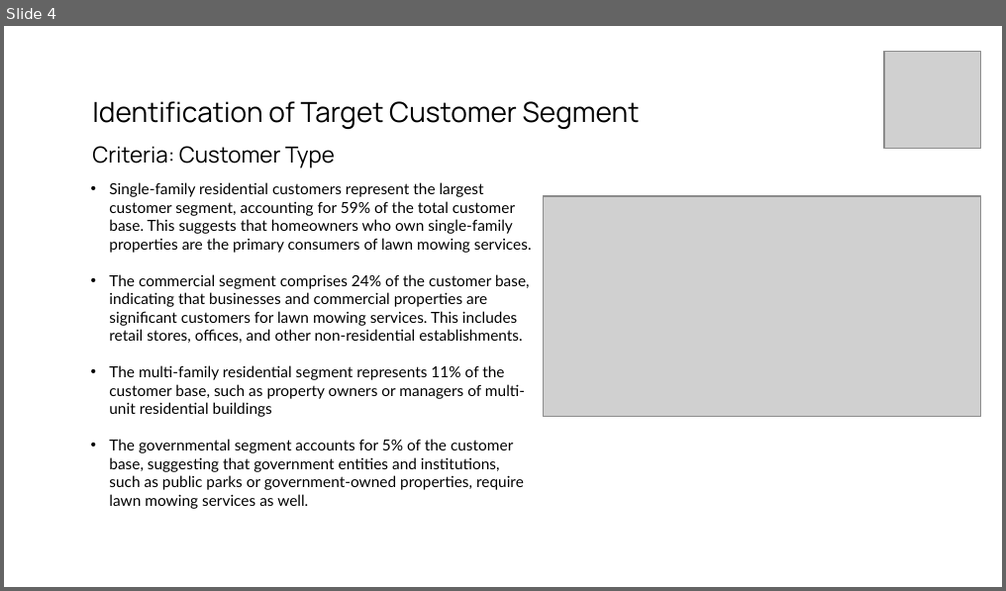
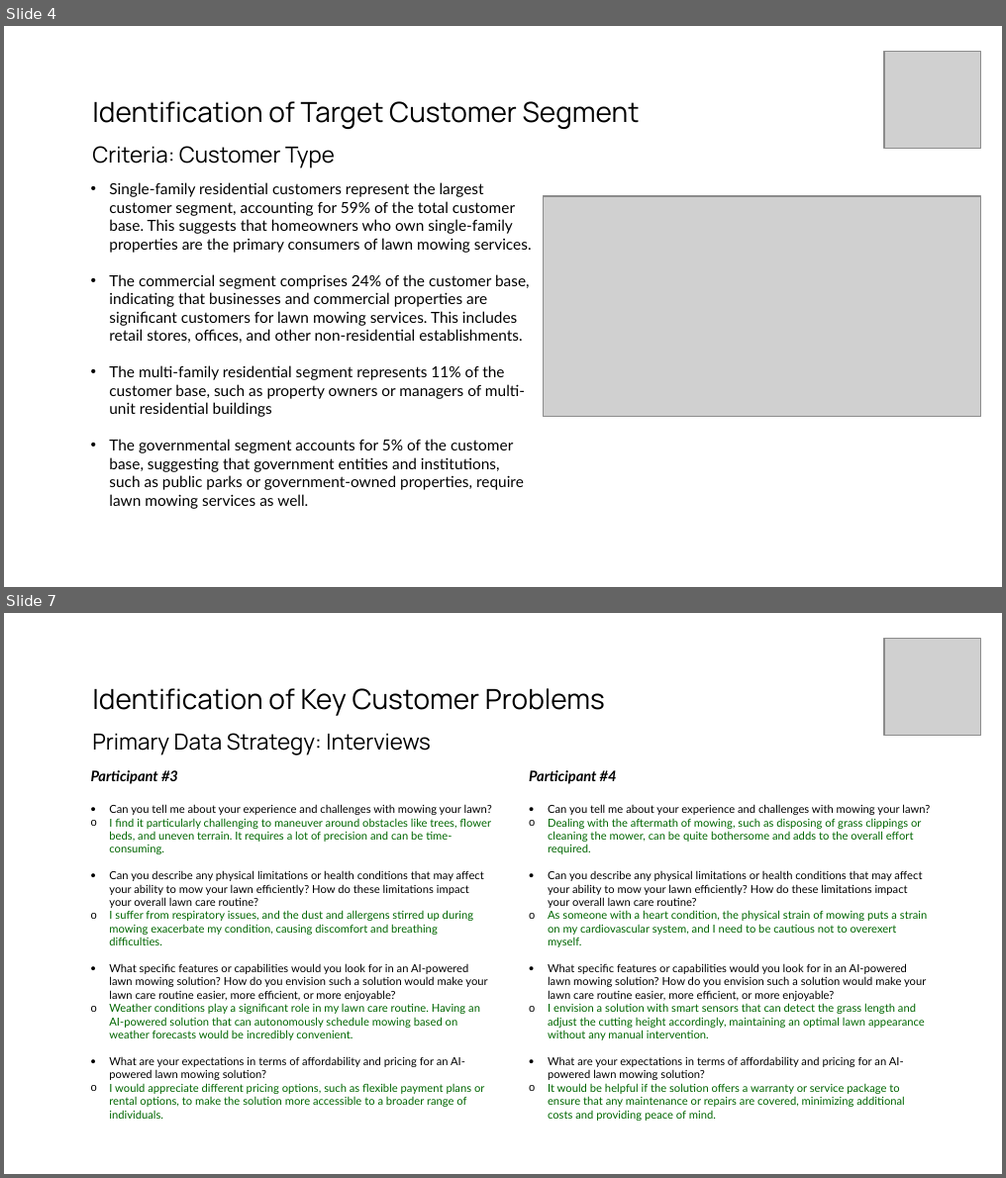
Before and after one commit to gasserahmed/VT-MIT, a slide deck: MGT5824-Tech-based Entrepreneurship/Assignments/Milestone #1 - AI Venture Concept Customer Discovery/gasser18-milestone1_customer_discovery_slides.pptx. Shown one above the other, each under a label of ours: slide 4 before the commit, slides 4 and 7 after it; the slides between them are not shown. The pictures are 1006x591 and 1006x1178 pixels, drawn with LibreOffice and Linux fonts; fonts in the diff are those of the drawing; grey boxes stand for pictures. Boxes give left, top, right and bottom in pixels: in the first picture for what was removed or moved away, otherwise in the second. Text is boxed around its words. In the diff, an @@ line names an element or a change of style, - is before the commit and + after.

```diff
--- a/MGT5824-Tech-based Entrepreneurship/Assignments/Milestone #1 - AI Venture Concept Customer Discovery/gasser18-milestone1_customer_discovery_slides.pptx
+++ b/MGT5824-Tech-based Entrepreneurship/Assignments/Milestone #1 - AI Venture Concept Customer Discovery/gasser18-milestone1_customer_discovery_slides.pptx
@@ slide 7 added at (x1=4, y1=613, x2=1002, y2=1174), background #FFFFFF @@
@@ picture added at (x1=884, y1=639, x2=981, y2=736) @@
@@ title added at (x1=92, y1=688, x2=605, y2=756), 20 pt, text #000000 @@
+Identification of Key Customer Problems
+Primary Data Strategy: Interviews
@@ text added at (x1=91, y1=770, x2=492, y2=1119), 8 pt, text #006600 @@
+Participant #3
+• Can you tell me about your experience and challenges with mowing your lawn?
+o I find it particularly challenging to maneuver around obstacles like trees, flower beds, and uneven terrain. It requires a lot of precision and can be time-consuming.
+• Can you describe any physical limitations or health conditions that may affect your ability to mow your lawn efficiently? How do these limitations impact your overall lawn care routine?
+o I suffer from respiratory issues, and the dust and allergens stirred up during mowing exacerbate my condition, causing discomfort and breathing difficulties.
+• What specific features or capabilities would you look for in an AI-powered lawn mowing solution? How do you envision such a solution would make your lawn care routine easier, more efficient, or more enjoyable?
+o Weather conditions play a significant role in my lawn care routine. Having an AI-powered solution that can autonomously schedule mowing based on weather forecasts would be incredibly convenient.
+• What are your expectations in terms of affordability and pricing for an AI-powered lawn mowing solution?
+o I would appreciate different pricing options, such as flexible payment plans or rental options, to make the solution more accessible to a broader range of individuals.
@@ text added at (x1=529, y1=770, x2=930, y2=1121), 8 pt, text #006600 @@
+Participant #4
+• Can you tell me about your experience and challenges with mowing your lawn?
+o Dealing with the aftermath of mowing, such as disposing of grass clippings or cleaning the mower, can be quite bothersome and adds to the overall effort required.
+• Can you describe any physical limitations or health conditions that may affect your ability to mow your lawn efficiently? How do these limitations impact your overall lawn care routine?
+o As someone with a heart condition, the physical strain of mowing puts a strain on my cardiovascular system, and I need to be cautious not to overexert myself.
+• What specific features or capabilities would you look for in an AI-powered lawn mowing solution? How do you envision such a solution would make your lawn care routine easier, more efficient, or more enjoyable?
+o I envision a solution with smart sensors that can detect the grass length and adjust the cutting height accordingly, maintaining an optimal lawn appearance without any manual intervention.
+• What are your expectations in terms of affordability and pricing for an AI-powered lawn mowing solution?
+o It would be helpful if the solution offers a warranty or service package to ensure that any maintenance or repairs are covered, minimizing additional costs and providing peace of mind.
```
Also in this commit, not shown: 3 slides changed, 3 other slides added, 9 slides removed, 5 other files.
